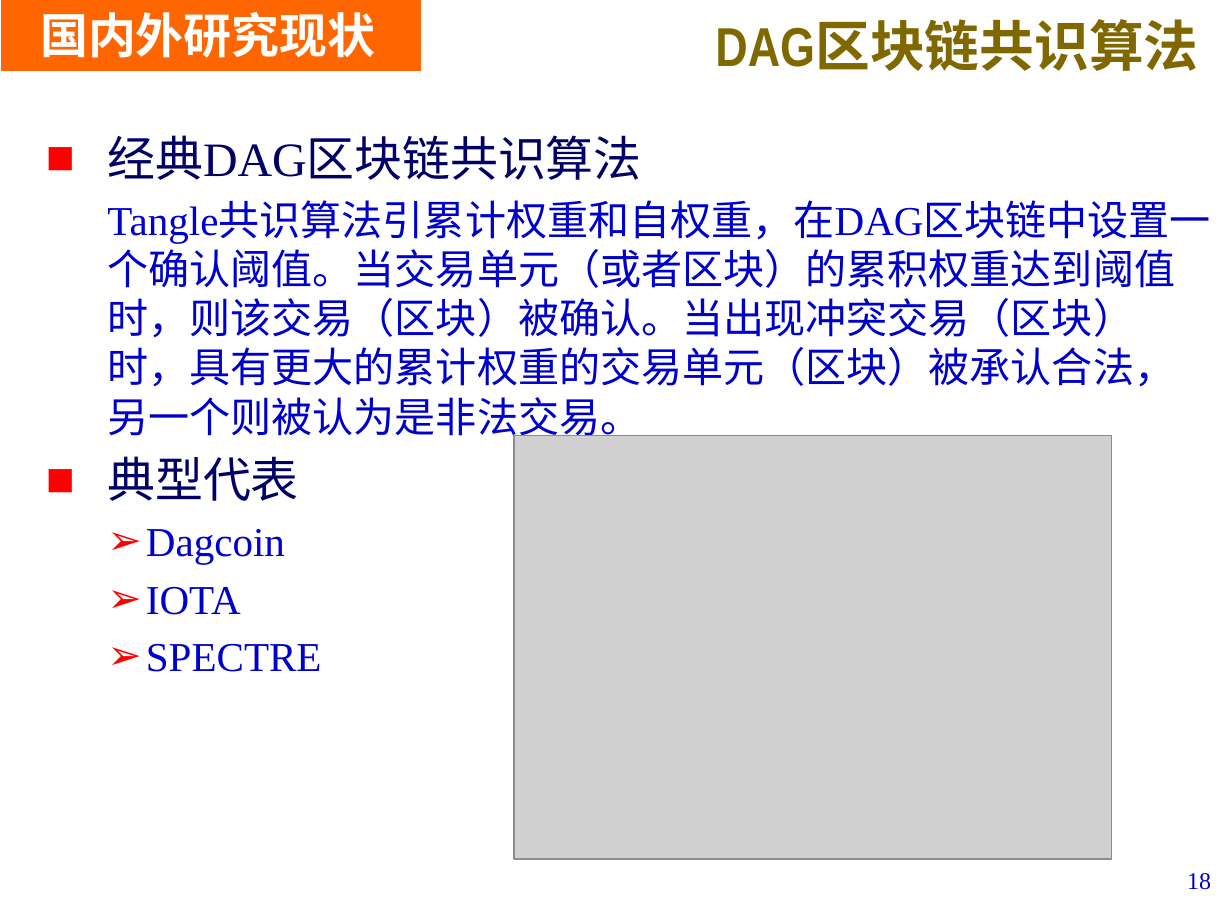
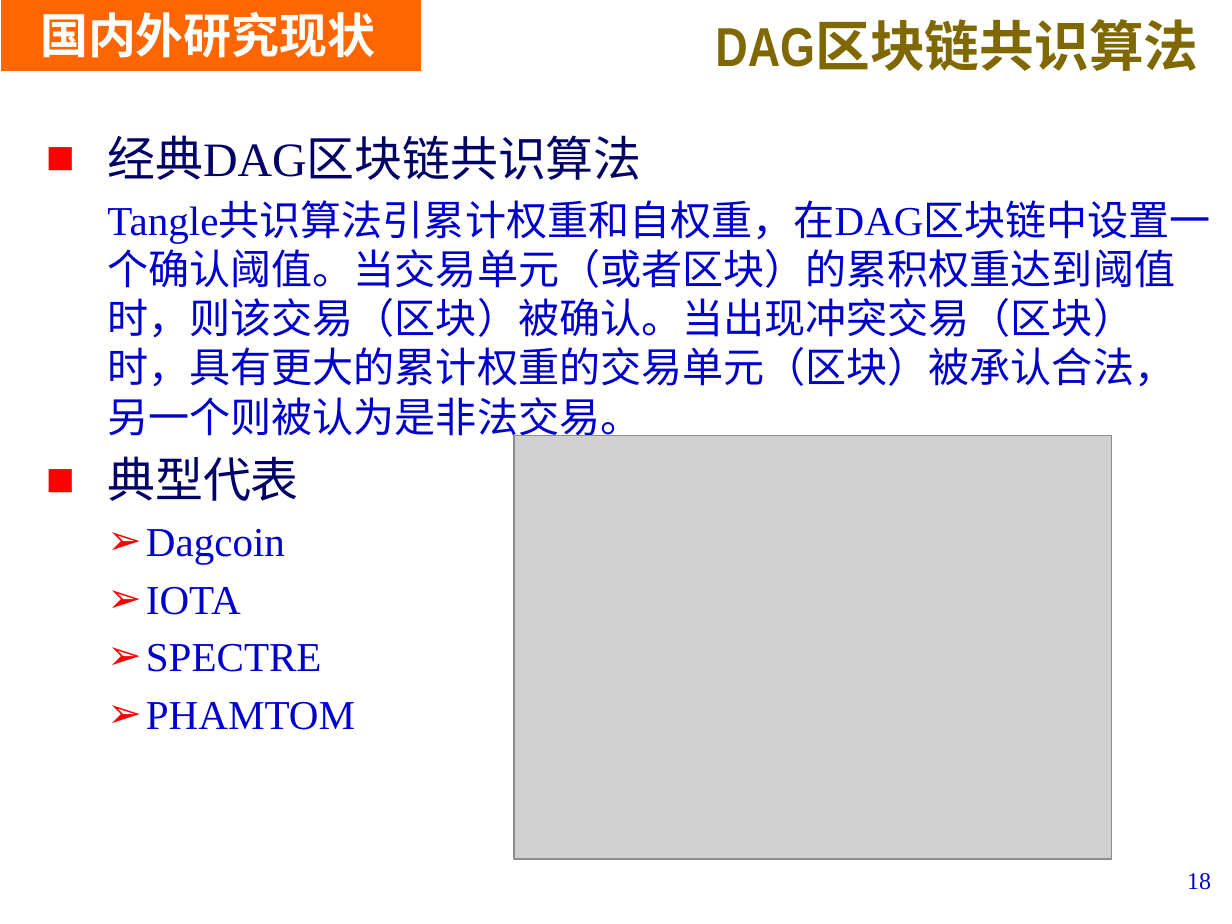
Before and after one commit to LiZhang2021/Blockchain, a slide deck: slide 18 of Doc/PHD_Papers/Thesis Proposal/开题V2.pptx. Drawn at 1232x924 pixels with LibreOffice and Linux fonts; fonts in the diff are those of the drawing; grey boxes stand for pictures; background and template pictures are left out. Boxes give left, top, right and bottom in pixels: in the first picture for what was removed or moved away, otherwise in the second. Text is boxed around its words. In the diff, an @@ line names an element or a change of style, - is before the commit and + after.

```diff
--- a/Doc/PHD_Papers/Thesis Proposal/开题V2.pptx
+++ b/Doc/PHD_Papers/Thesis Proposal/开题V2.pptx
@@ text at <box>146,701,355,730</box>: paragraph added @@
+  ➢ PHAMTOM
```
Also in this commit, not shown: 8 other slides changed, 3 other files.
